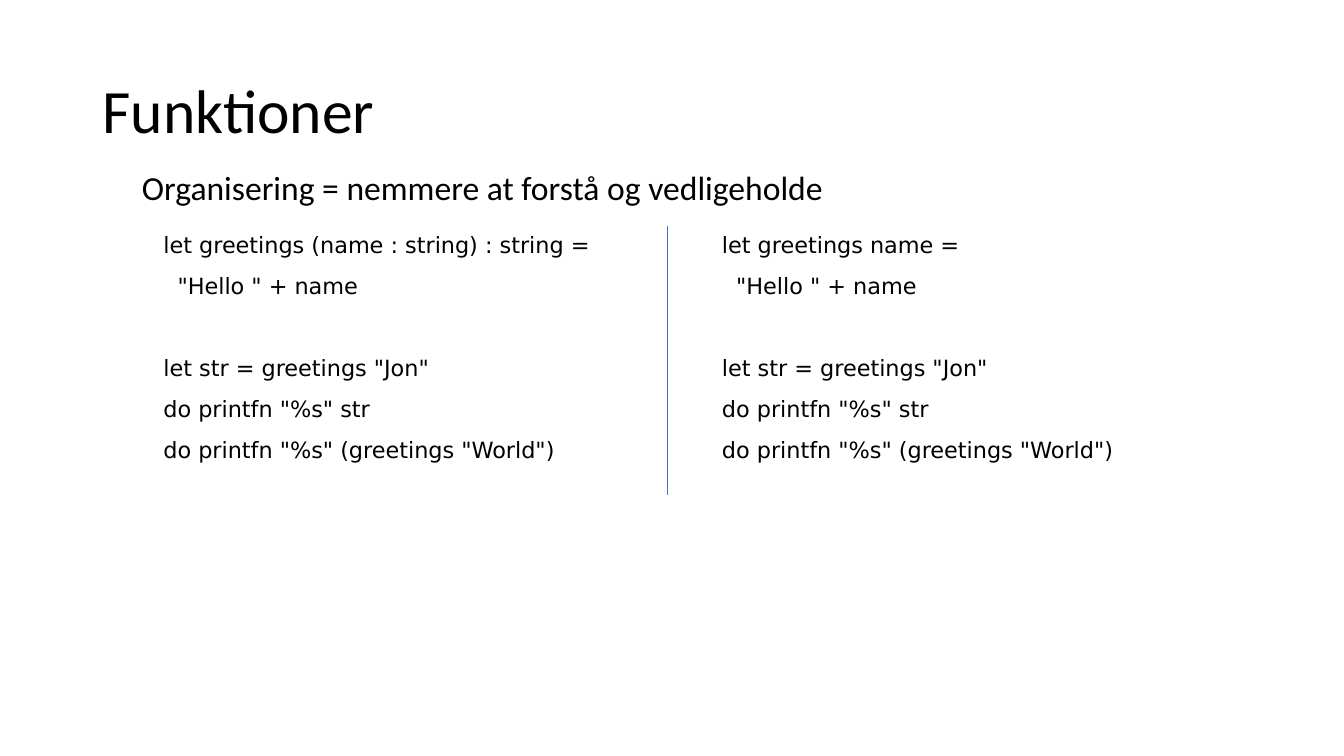
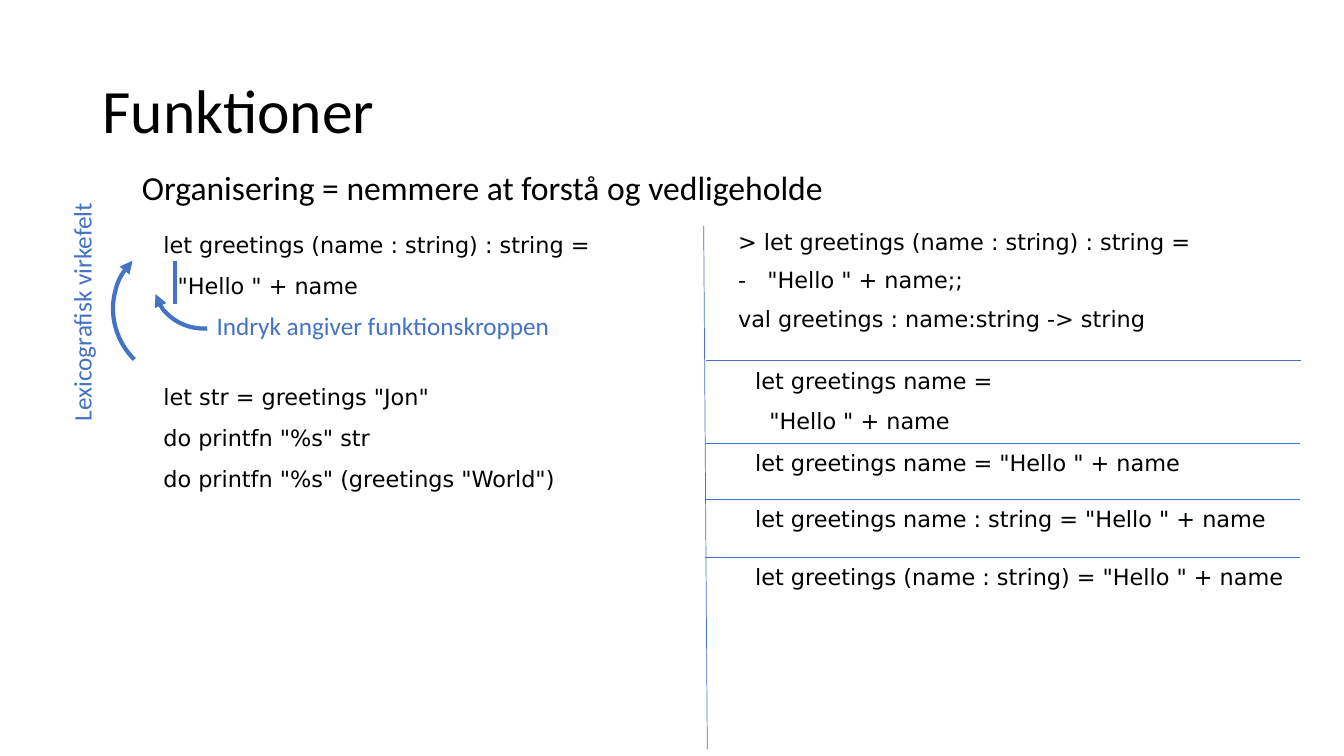
Before and after one commit to fisterloegsovs/pop22, a slide deck: slide 4 of lectures/3.2FunctionsNPrintf/lecture.pptx. Drawn at 1344x756 pixels with LibreOffice and Linux fonts; fonts in the diff are those of the drawing. Boxes give left, top, right and bottom in pixels: in the first picture for what was removed or moved away, otherwise in the second. Text is boxed around its words. In the diff, an @@ line names an element or a change of style, - is before the commit and + after.

Commit message:
working on lecture 3.2

```diff
--- a/lectures/3.2FunctionsNPrintf/lecture.pptx
+++ b/lectures/3.2FunctionsNPrintf/lecture.pptx
@@ text added at (68,213,99,417), 18 pt, text #4472C4 @@
+Lexicografisk virkefelt
@@ arc (boxed as its full ellipse) added at (84,212,282,409), outline #4472C4 3 pt @@
@@ arc (boxed as its full ellipse) added at (143,218,272,341), outline #4472C4 3 pt @@
@@ line moved from (667, 227) - (667, 495) to (704, 226) - (708, 749) @@
@@ text added at (738,233,1164,332), 16 pt, text #000000 @@
+> let greetings (name : string) : string =
+- "Hello " + name;;
+val greetings : name:string -> string
@@ line added from (175, 261) to (175, 303), #4472C4 3 pt @@
@@ text added at (217,317,549,340), 18 pt, text #4472C4 @@
+Indryk angiver funktionskroppen
@@ text at (163,359,554,463): paragraphs removed @@
-let str = greetings "Jon"
-do printfn "%s" str
-do printfn "%s" (greetings "World")
@@ text at (722,359,1113,463): paragraphs removed @@
-let str = greetings "Jon"
-do printfn "%s" str
-do printfn "%s" (greetings "World")
@@ text added at (163,388,554,492), 16 pt, text #000000 @@
+let str = greetings "Jon"
+do printfn "%s" str
+do printfn "%s" (greetings "World")
@@ line added from (706, 360) to (1301, 360), #4472C4 0.5 pt @@
@@ text "let greetings name =": place and size @@
-text "let greetings name =" at (722,236,1113,463)
+text "let greetings name =" at (755,372,966,430)
@@ line added from (705, 443) to (1301, 443), #4472C4 0.5 pt @@
@@ text added at (755,454,1179,476), 16 pt, text #000000 @@
+let greetings name = "Hello " + name
@@ line added from (705, 500) to (1301, 500), #4472C4 0.5 pt @@
@@ text added at (755,510,1265,532), 16 pt, text #000000 @@
+let greetings name : string = "Hello " + name
@@ line added from (705, 558) to (1301, 558), #4472C4 0.5 pt @@
@@ text added at (755,568,1283,590), 16 pt, text #000000 @@
+let greetings (name : string) = "Hello " + name
```
Also in this commit, not shown: 5 other slides changed, 8 slides added, 1 slide removed, 14 other files.
